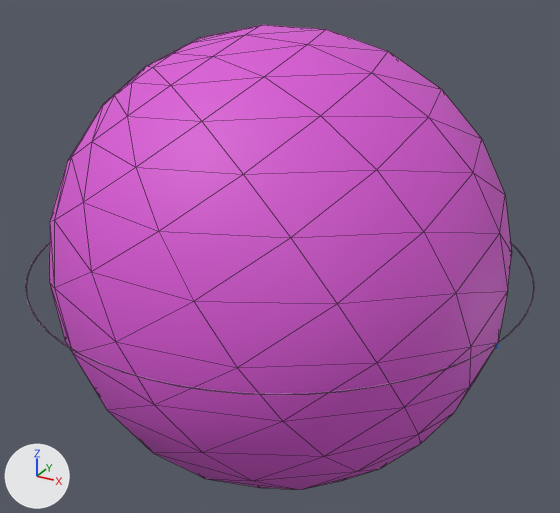
A saved change to the glTF model glb/91.glb.
Camera for both pictures: a 50 mm camera at (1.479, -2.69, 1.348) aimed at (-0.001, 0.001, 0.003). Arrows for +X, +Y and +Z are at lower left; the lights stay in place. The first picture is the older version. Mesh edges are drawn as thin lines on the coarser meshes. Where no turn or scale is listed for an object, it has been applied to the vertices.

Objects in the first picture: 'Nivel_n7', 'Orbital_7s_0'.
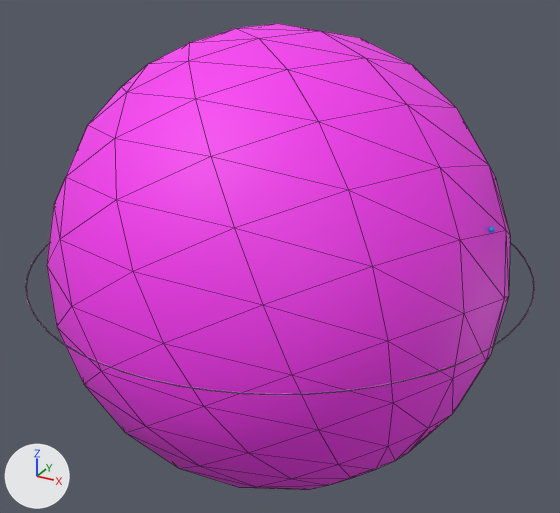
Changed parts and their boxes [x1, y1, x2, y2] in the pictures (560 x 513 px):
'Orbital_7s_0', recoloured, turned: before [49, 25, 512, 490]; after [47, 23, 510, 489]

The change in detail:
Material 'TMP_orb_91_7s' (mat_tmp_orb_91_7s) changes colour from pink #da59d6 to pink #f939f3; in linear values from (0.704, 0.0991, 0.675) to (0.947, 0.0403, 0.895).
Object 'Orbital_7s_0' (ob_orbital_7s_0) turns from (2.7, 35, -158) to (31, 21, -149) degrees about x, y and z.
